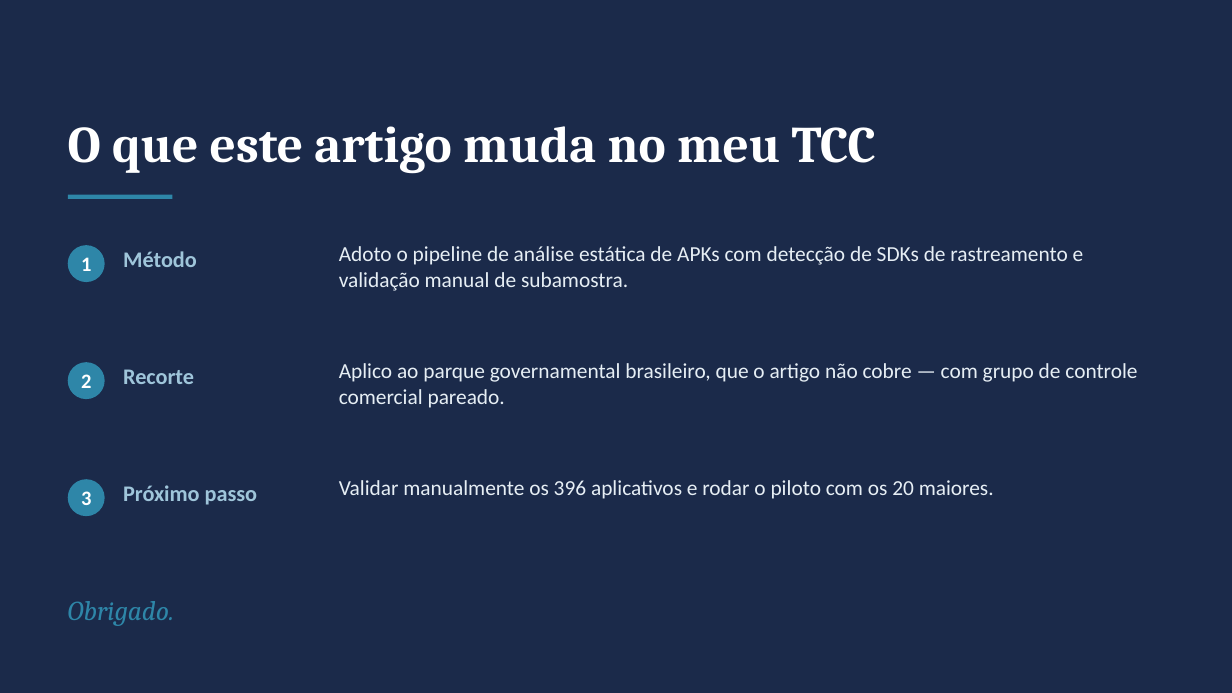
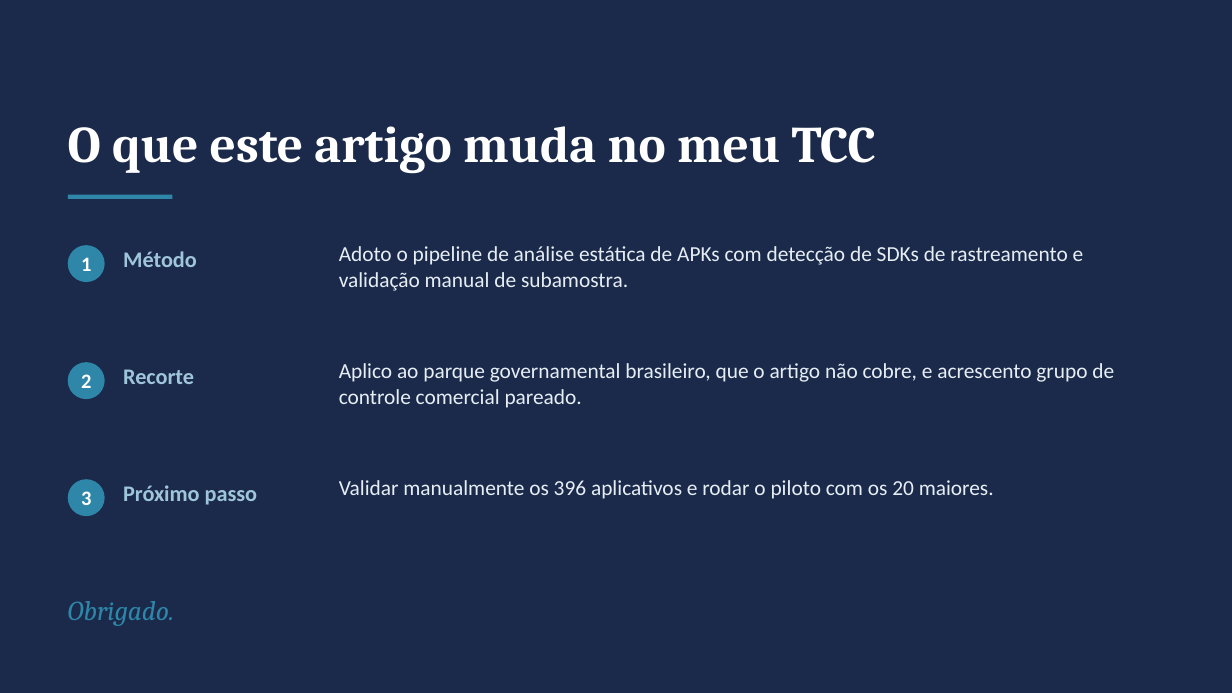
Before and after one commit to ClaudioAMF1/TCC, a slide deck: slide 16 of seminario/seminario-analise-de-artigo.pptx. Drawn at 1232x693 pixels with LibreOffice and Linux fonts; fonts in the diff are those of the drawing. Boxes give left, top, right and bottom in pixels: in the first picture for what was removed or moved away, otherwise in the second. Text is boxed around its words. In the diff, an @@ line names an element or a change of style, - is before the commit and + after.

```diff
--- a/seminario/seminario-analise-de-artigo.pptx
+++ b/seminario/seminario-analise-de-artigo.pptx
@@ text at box(339, 363, 1114, 408): text changed @@
-Aplico ao parque governamental brasileiro, que o artigo não cobre — com grupo de controle comercial pareado.
+Aplico ao parque governamental brasileiro, que o artigo não cobre, e acrescento grupo de controle comercial pareado.
```
Also in this commit, not shown: 14 other slides changed, 3 other files.
